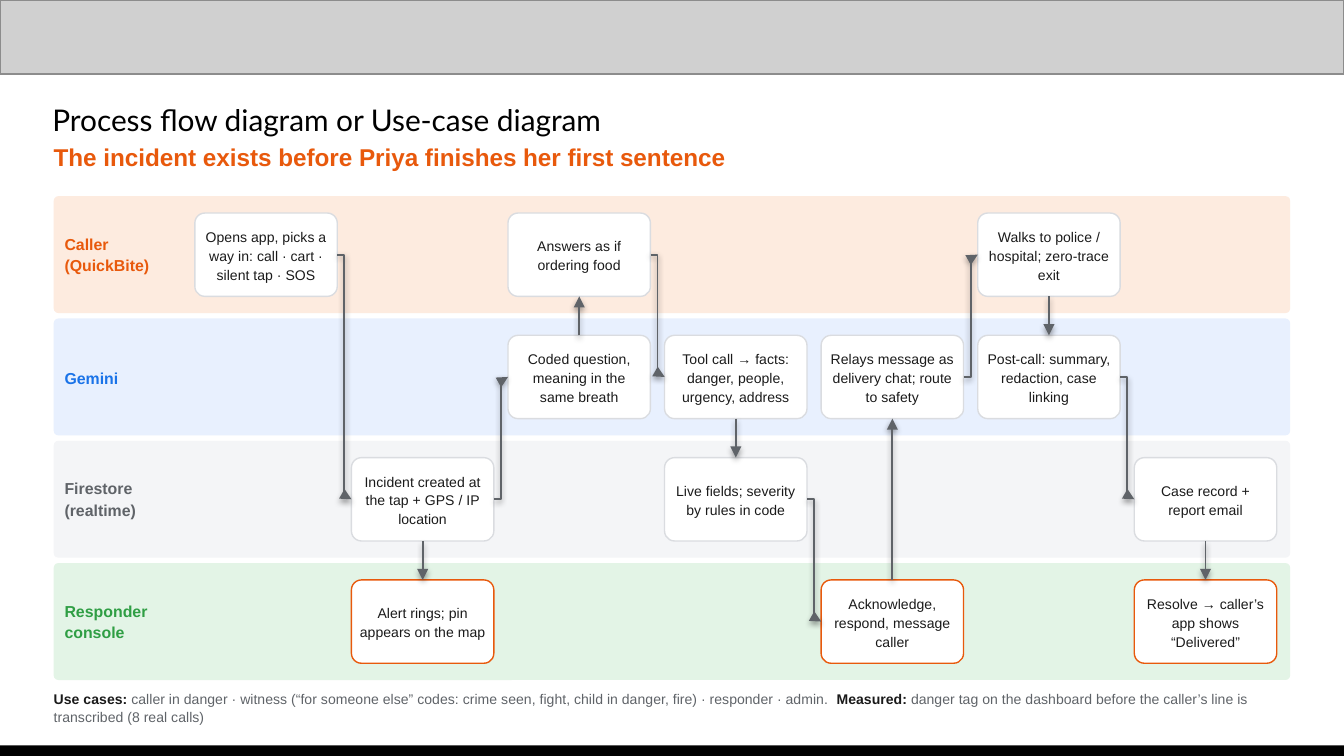
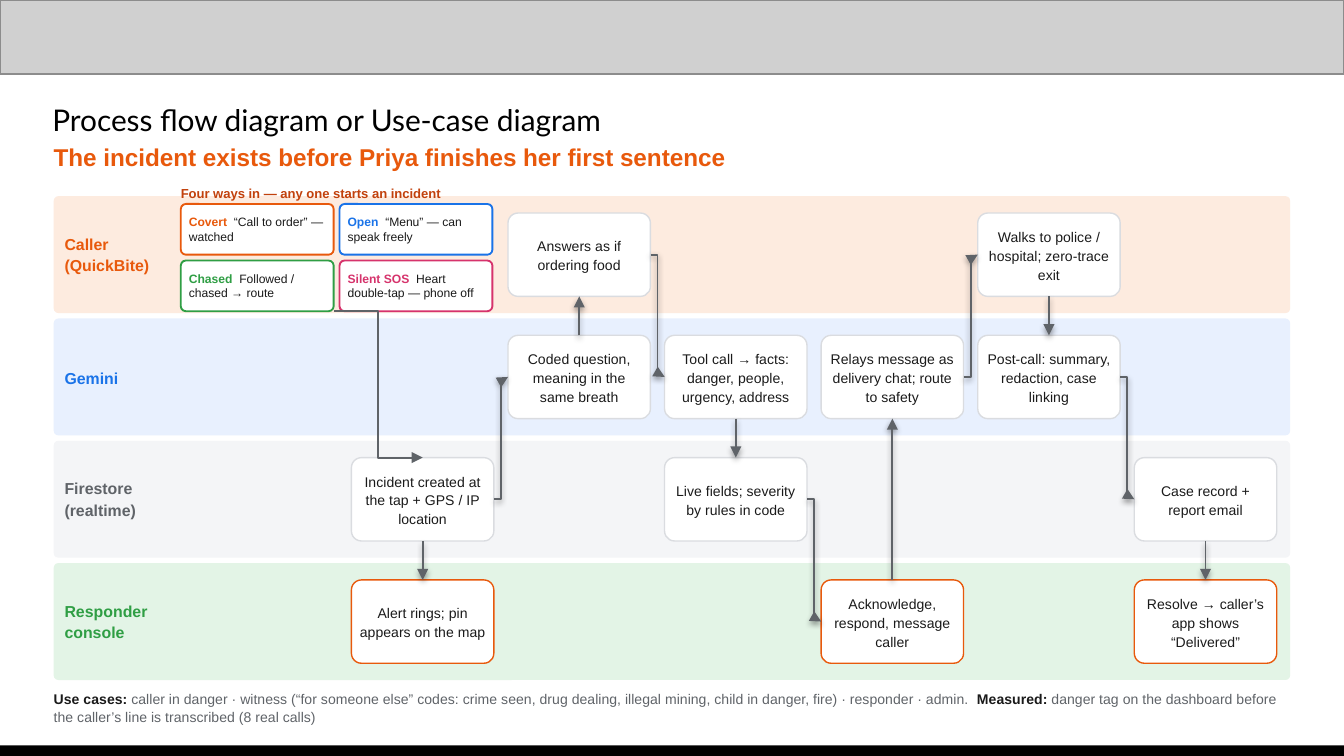
Before and after one commit to Jeevanvsan/ai_builder_hack, a slide deck: slide 5 of deck/QuickBite_Submission_Deck_NexMind_v2.pptx. Drawn at 1344x756 pixels with LibreOffice and Linux fonts; fonts in the diff are those of the drawing; grey boxes stand for pictures. Boxes give left, top, right and bottom in pixels: in the first picture for what was removed or moved away, otherwise in the second. Text is boxed around its words. In the diff, an @@ line names an element or a change of style, - is before the commit and + after.

```diff
--- a/deck/QuickBite_Submission_Deck_NexMind_v2.pptx
+++ b/deck/QuickBite_Submission_Deck_NexMind_v2.pptx
@@ text added at box(181, 188, 441, 201), 7 pt, text #C2410C, bold @@
+Four ways in — any one starts an incident
@@ rounded rectangle added at box(181, 204, 335, 255), fill #FFFFFF, outline #E8590C 1 pt, 6.5 pt, text #1A1A1A @@
+Covert “Call to order” — watched
@@ rounded rectangle added at box(340, 204, 493, 255), fill #FFFFFF, outline #1A73E8 1 pt, 6.5 pt, text #1A1A1A @@
+Open “Menu” — can speak freely
@@ rounded rectangle removed at box(195, 212, 337, 296) @@
-Opens app, picks a way in: call · cart · silent tap · SOS
@@ rounded rectangle added at box(181, 261, 335, 312), fill #FFFFFF, outline #2F9E44 1 pt, 6.5 pt, text #1A1A1A @@
+Chased Followed / chased → route
@@ rounded rectangle added at box(340, 261, 493, 312), fill #FFFFFF, outline #D6336C 1 pt, 6.5 pt, text #1A1A1A @@
+Silent SOS Heart double-tap — phone off
@@ elbow arrow moved from (337, 255) - (352, 499) to (333, 312) - (423, 457) @@
@@ text at box(54, 694, 1276, 725): text changed @@
-Use cases: caller in danger · witness (“for someone else” codes: crime seen, fight, child in danger, fire) · responder · admin. Measured: danger tag on the dashboard before the caller’s line is transcribed (8 real calls)
+Use cases: caller in danger · witness (“for someone else” codes: crime seen, drug dealing, illegal mining, child in danger, fire) · responder · admin. Measured: danger tag on the dashboard before the caller’s line is transcribed (8 real calls)
```
Also in this commit, not shown: 5 other slides changed, 1 slide added, 1 slide removed, 26 other files.
